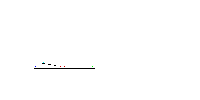
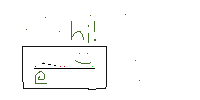
Revision of a layered 200×100 image; what changed, layer by layer:
painted on "Background" over 22, 14, 140, 90
